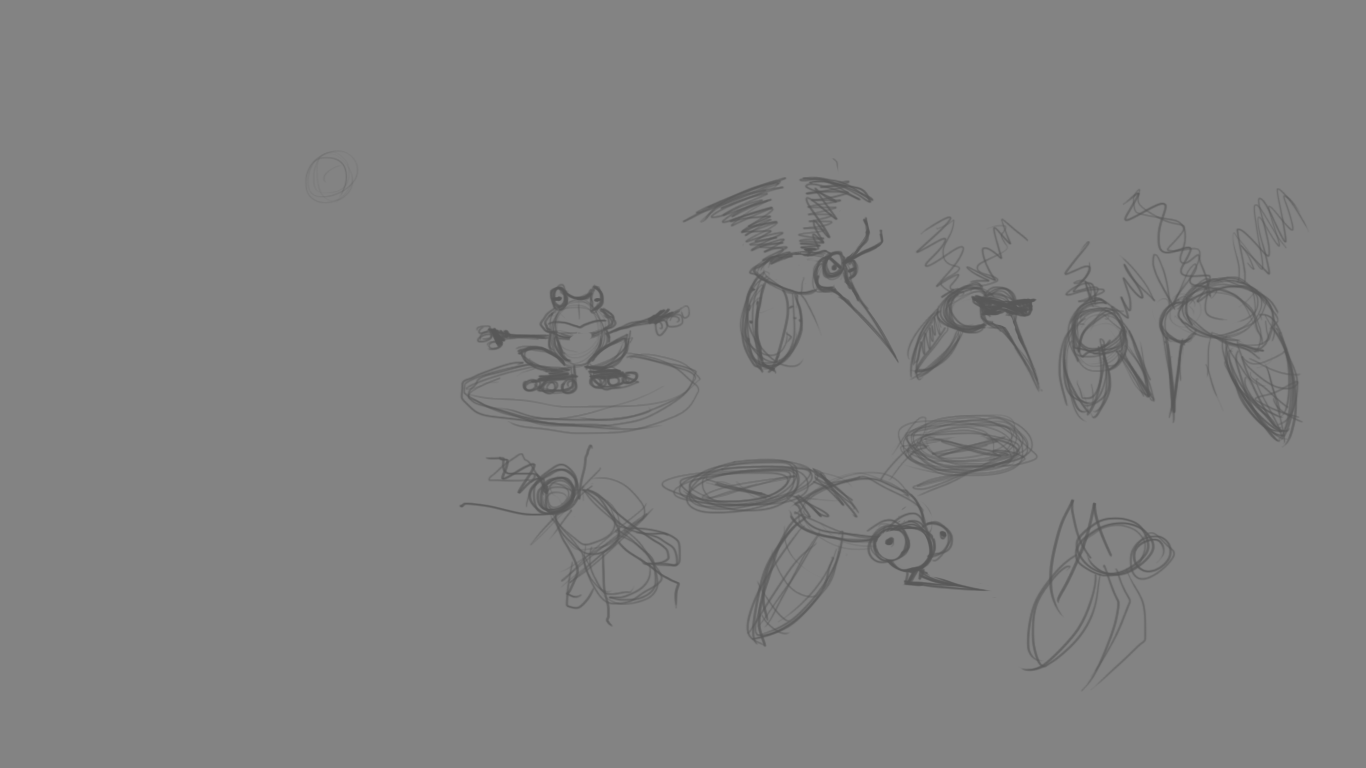
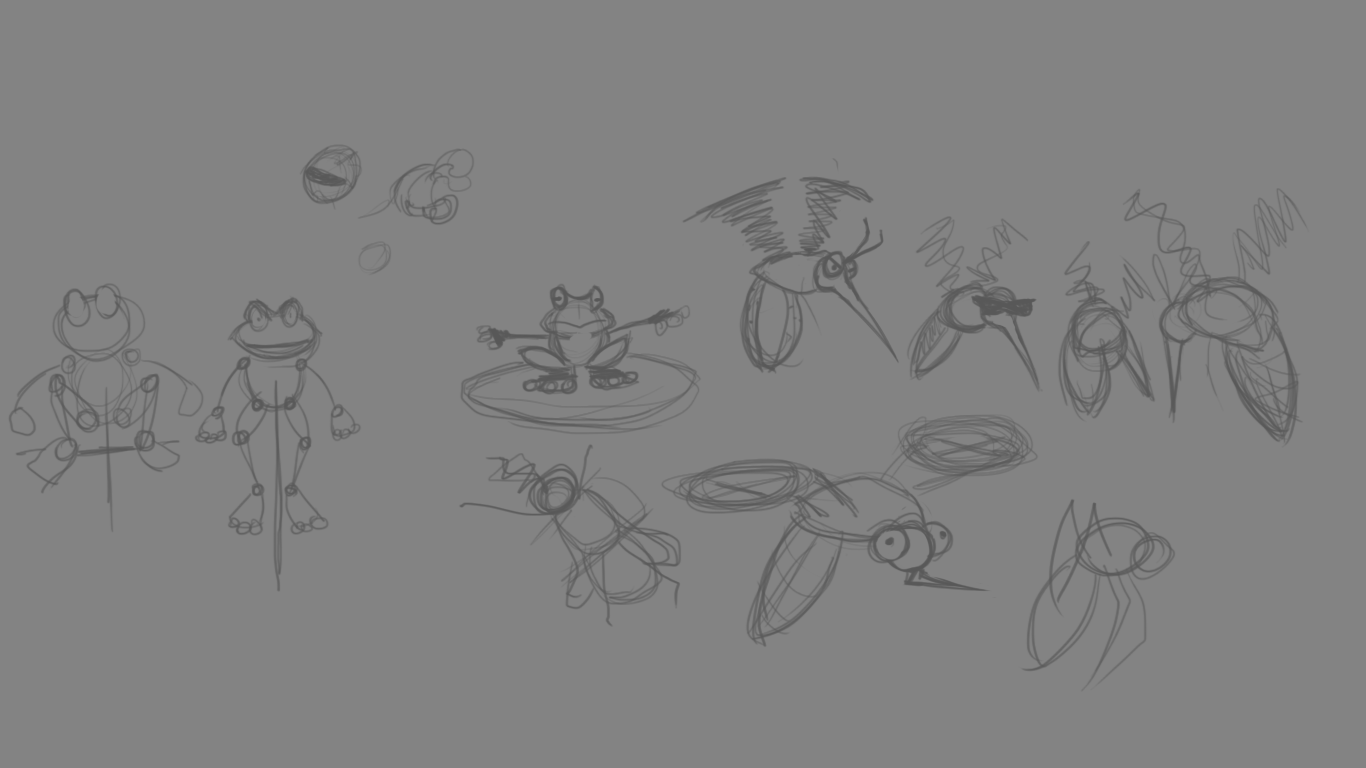
Revision of a layered 1366x768 image; what changed, layer by layer:
painted on "Camada 2" over box(8, 144, 475, 592)
